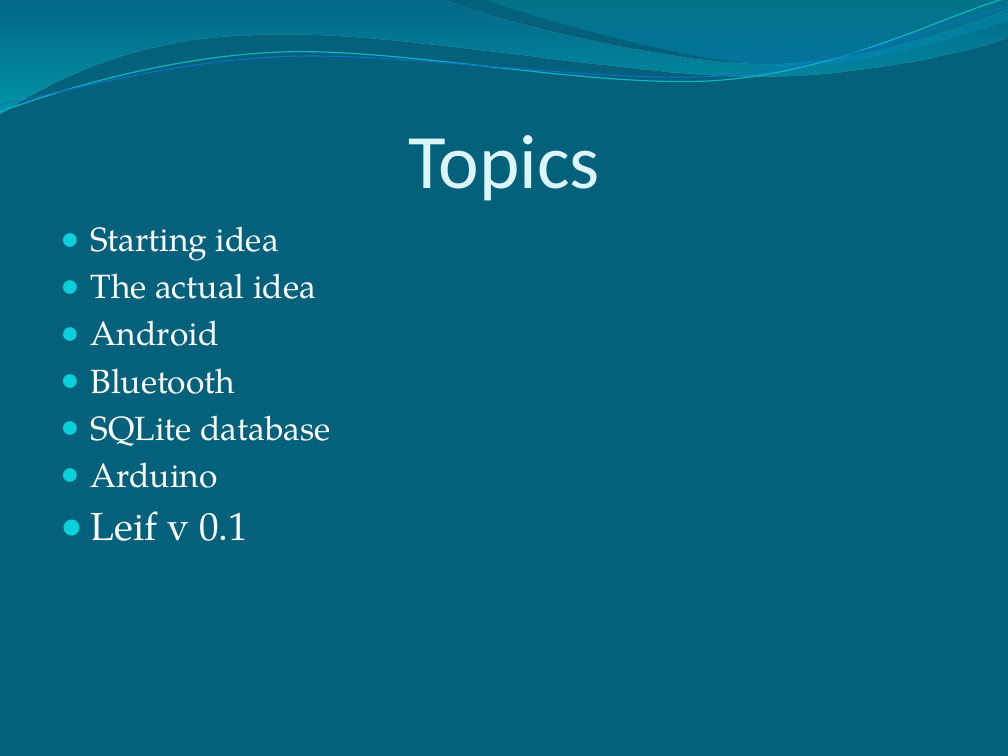
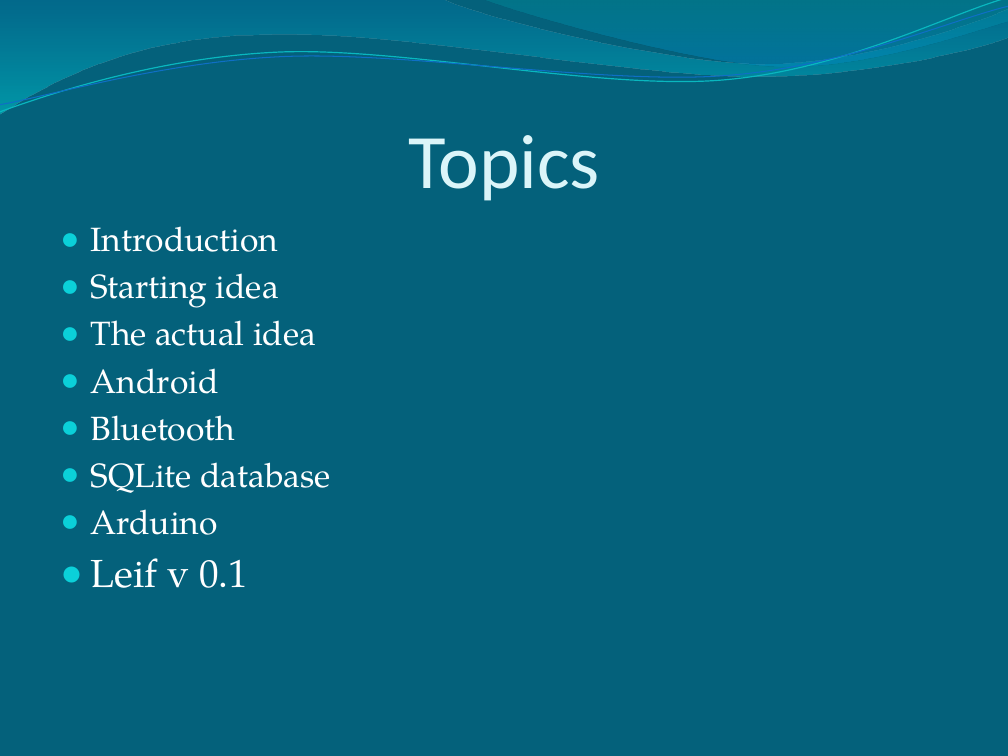
Before and after one commit to Pontus92/JAMP, a slide deck: slide 2 of PowerPoint/Easy Speech.pptx. Drawn at 1008x756 pixels with LibreOffice and Linux fonts; fonts in the diff are those of the drawing. Boxes give left, top, right and bottom in pixels: in the first picture for what was removed or moved away, otherwise in the second. Text is boxed around its words. In the diff, an @@ line names an element or a change of style, - is before the commit and + after.

Commit message:
Powerpoint

```diff
--- a/PowerPoint/Easy Speech.pptx
+++ b/PowerPoint/Easy Speech.pptx
@@ text at (91,226,279,252): paragraph added @@
+● Introduction
```
